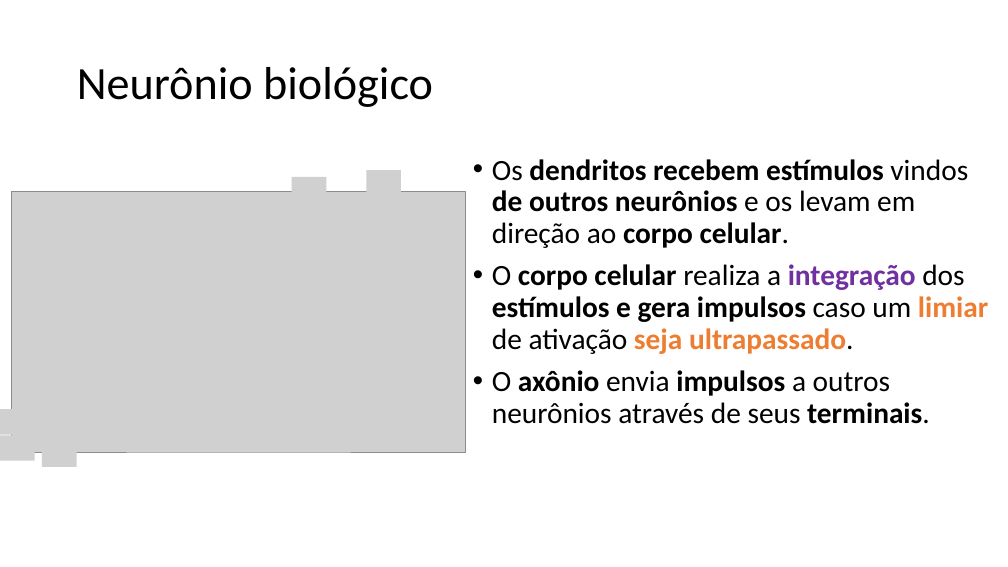
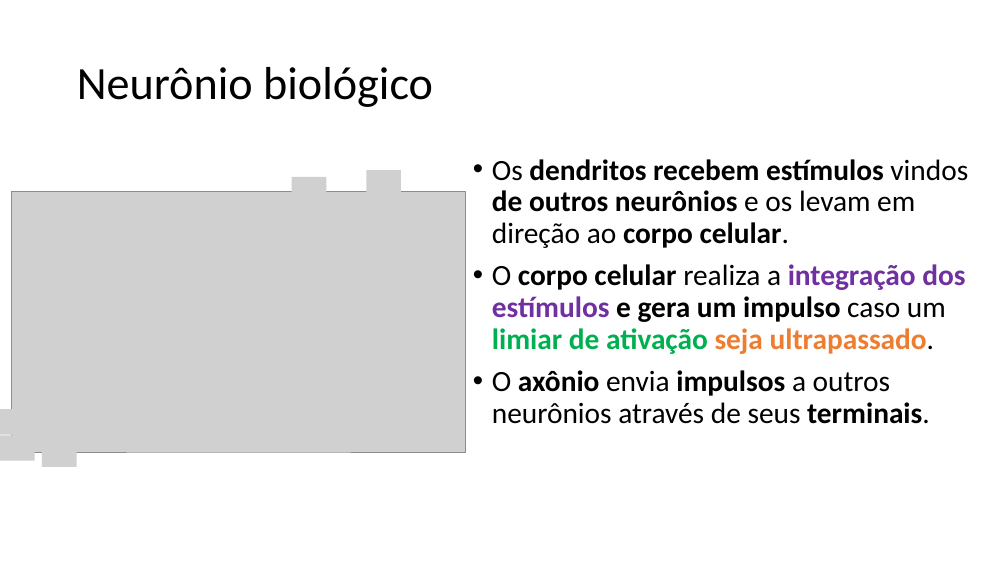
Before and after one commit to zz4fap/c24_inteligencia_artificial, a slide deck: slide 10 of slides/C24_MLP.pptx. Drawn at 1008x567 pixels with LibreOffice and Linux fonts; fonts in the diff are those of the drawing; grey boxes stand for pictures. Boxes give left, top, right and bottom in pixels: in the first picture for what was removed or moved away, otherwise in the second. Text is boxed around its words. In the diff, an @@ line names an element or a change of style, - is before the commit and + after.

```diff
--- a/slides/C24_MLP.pptx
+++ b/slides/C24_MLP.pptx
@@ text at bbox=[492, 264, 965, 354]: text changed @@
-• O corpo celular realiza a integração dos estímulos e gera impulsos caso um limiar de ativação seja ultrapassado.
+• O corpo celular realiza a integração dos estímulos e gera um impulso caso um limiar de ativação seja ultrapassado.
```
Also in this commit, not shown: 7 other slides changed.
